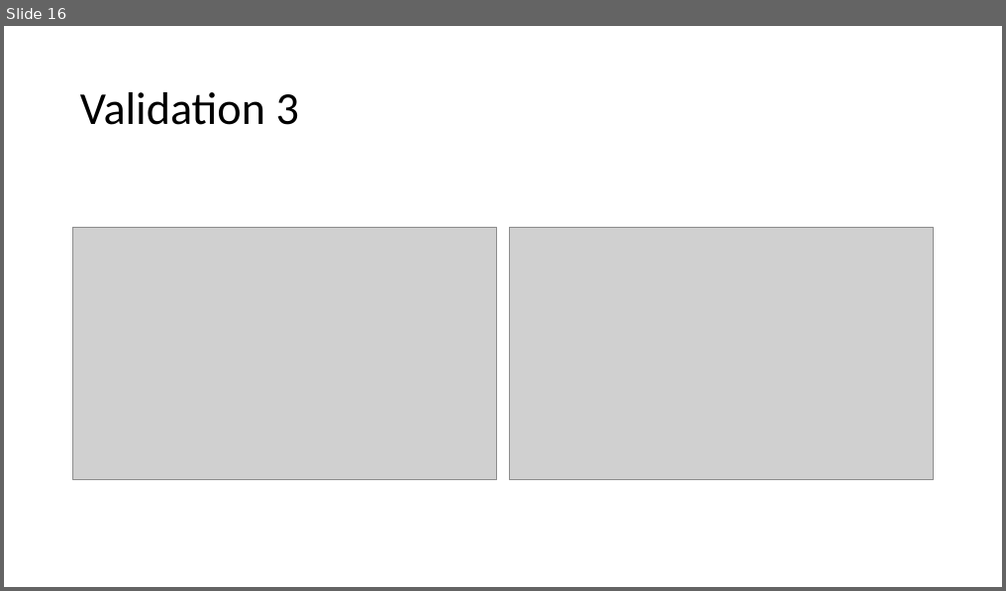
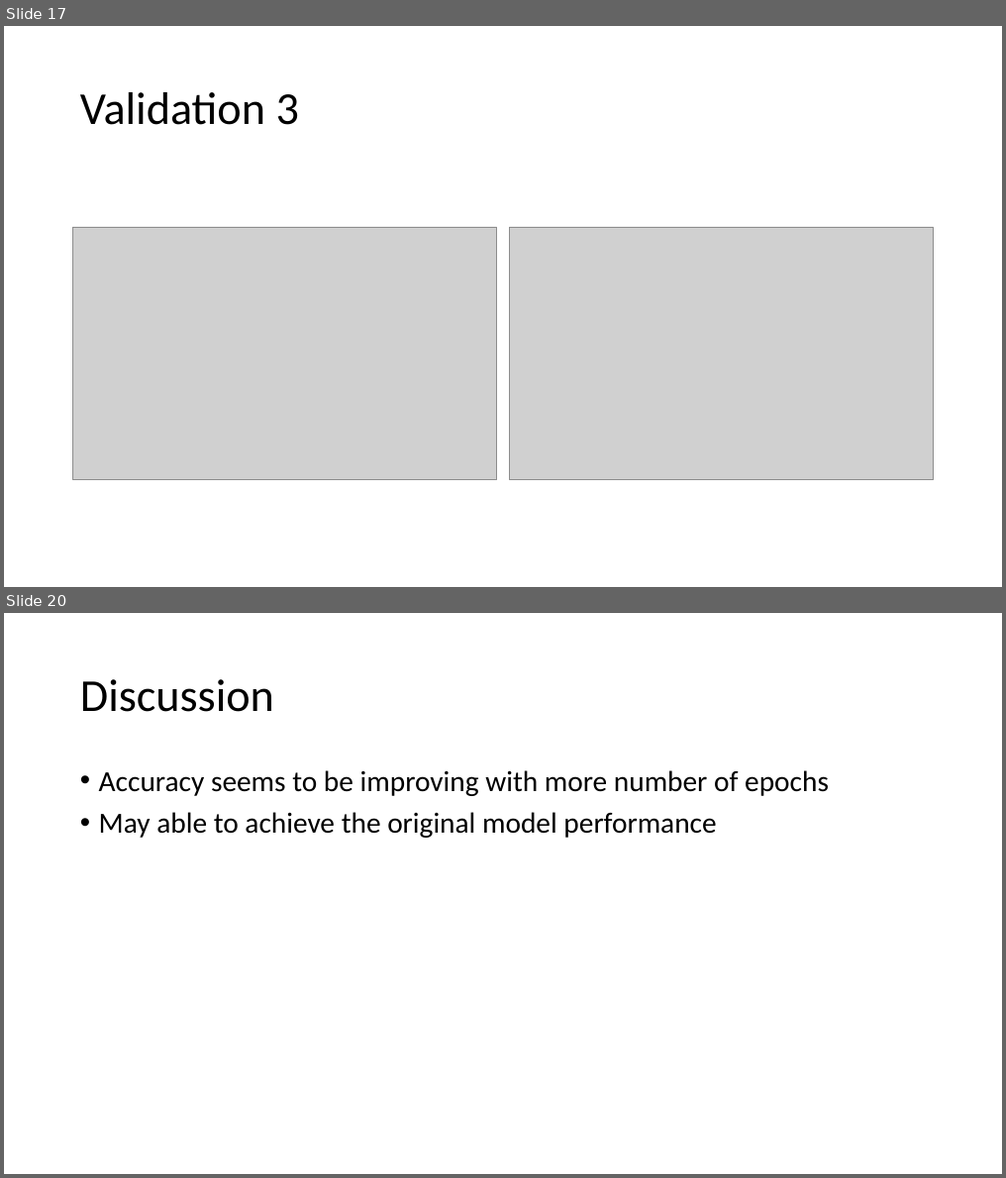
Before and after one commit to minar09/VGG16-PyTorch, a slide deck: report/Report_on_PyTorch_VGG16_training.pptx. Shown one above the other, each under a label of ours: slide 16 before the commit, slides 17 and 20 after it; the slides between them are not shown. The pictures are 1006x591 and 1006x1178 pixels, drawn with LibreOffice and Linux fonts; fonts in the diff are those of the drawing; grey boxes stand for pictures. Boxes give left, top, right and bottom in pixels: in the first picture for what was removed or moved away, otherwise in the second. Text is boxed around its words. In the diff, an @@ line names an element or a change of style, - is before the commit and + after.

```diff
--- a/report/Report_on_PyTorch_VGG16_training.pptx
+++ b/report/Report_on_PyTorch_VGG16_training.pptx
@@ slide 20 added at bbox=[4, 613, 1002, 1174], background #FFFFFF @@
@@ title added at bbox=[80, 679, 274, 712], 44 pt, text #000000 @@
+Discussion
@@ text added at bbox=[99, 770, 829, 838], 28 pt, text #000000 @@
+• Accuracy seems to be improving with more number of epochs
+• May able to achieve the original model performance
@@ what was slide 16 is now slide 17 @@
```
Also in this commit, not shown: 3 slides changed, 2 other slides added, 1 slide removed, 4 other files.
